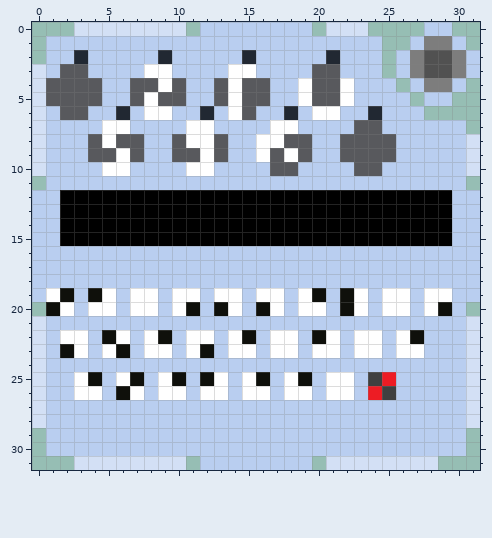
One commit to this pixel-art sprite: Extra Icons/Translated/Caesar Cycle PL.png. That is the earlier state.
The file is 32x32 pixels.
The result:
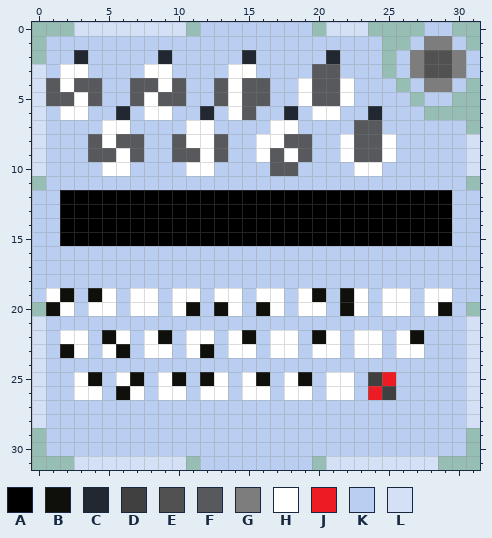
Palette (. is transparent): A #000000  B #0f100b  C #212832  D #404040  E #515151  F #58595d  G #7d7d7d  H #ffffff  J #ed1c24  K #b9cef0  L #d3e0f5
Edits made:
@@ x 0..31 @@
  2 .KKCKKKKKCKKKKKCKKKKKCKKK.KGEEGK
- 3 LKFFKKKKHHKKKKHHKKKKFFKKK.KGEEGK
- 4 LFFFFKKFFHFKKFHFFKKHFFHKKK.KGGK.
- 5 LFFFFKKFHFFKKFHFFKKHFFHKKKK.KK..
- 6 LKFFKKCKHHKKCKHFKKCKHHKKCKKK....
+ 3 LKHHKKKKHHKKKKHHKKKKFFKKK.KGEEGK
+ 4 LFHFFKKFFHFKKFHFFKKHFFHKKK.KGGK.
+ 5 LFFHFKKFHFFKKFHFFKKHFFHKKKK.KK..
+ 6 LKHHKKCKHHKKCKHFKKCKHHKKCKKK....
  7 LKKKKHHKKKKHHKKKKHHKKKKFFKKKKKK.
- 8 LKKKFHFFKKFHHFKKHHFFKKFFFFKKKKKL
- 9 LKKKFFHFKKFFHFKKHFHFKKFFFFKKKKKL
-10 LKKKKHHKKKKHHKKKKFFKKKKFFKKKKKKL
+ 8 LKKKFHFFKKFHHFKKHHFFKKHFFHKKKKKL
+ 9 LKKKFFHFKKFFHFKKHFHFKKHFFHKKKKKL
+10 LKKKKHHKKKKHHKKKKFFKKKKHHKKKKKKL
 11 .KKKKKKKKKKKKKKKKKKKKKKKKKKKKKK.
Pixel boxes of the changes (left, top, right, bottom) in both pictures:
changed: (60, 64, 88, 120)
changed: (340, 134, 396, 176)
